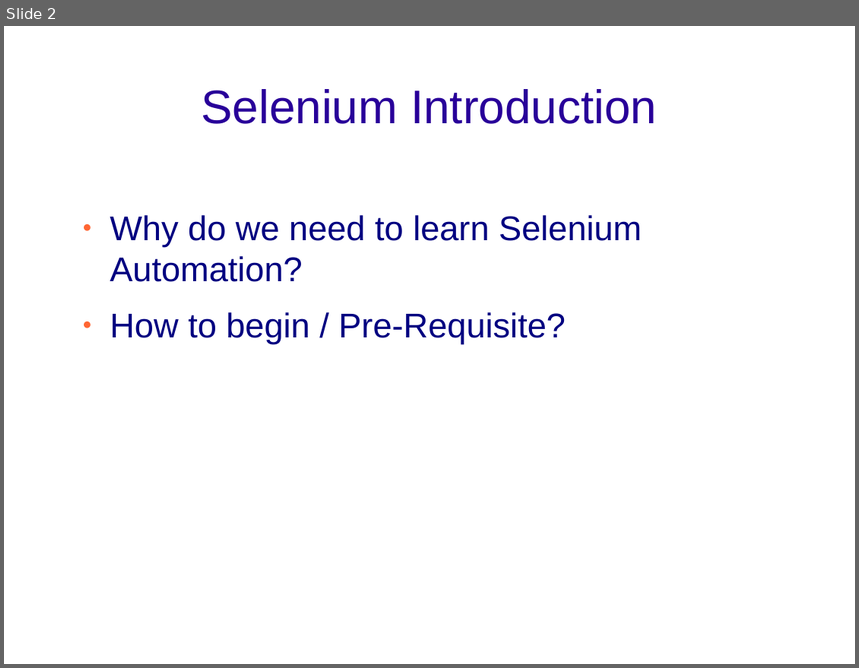
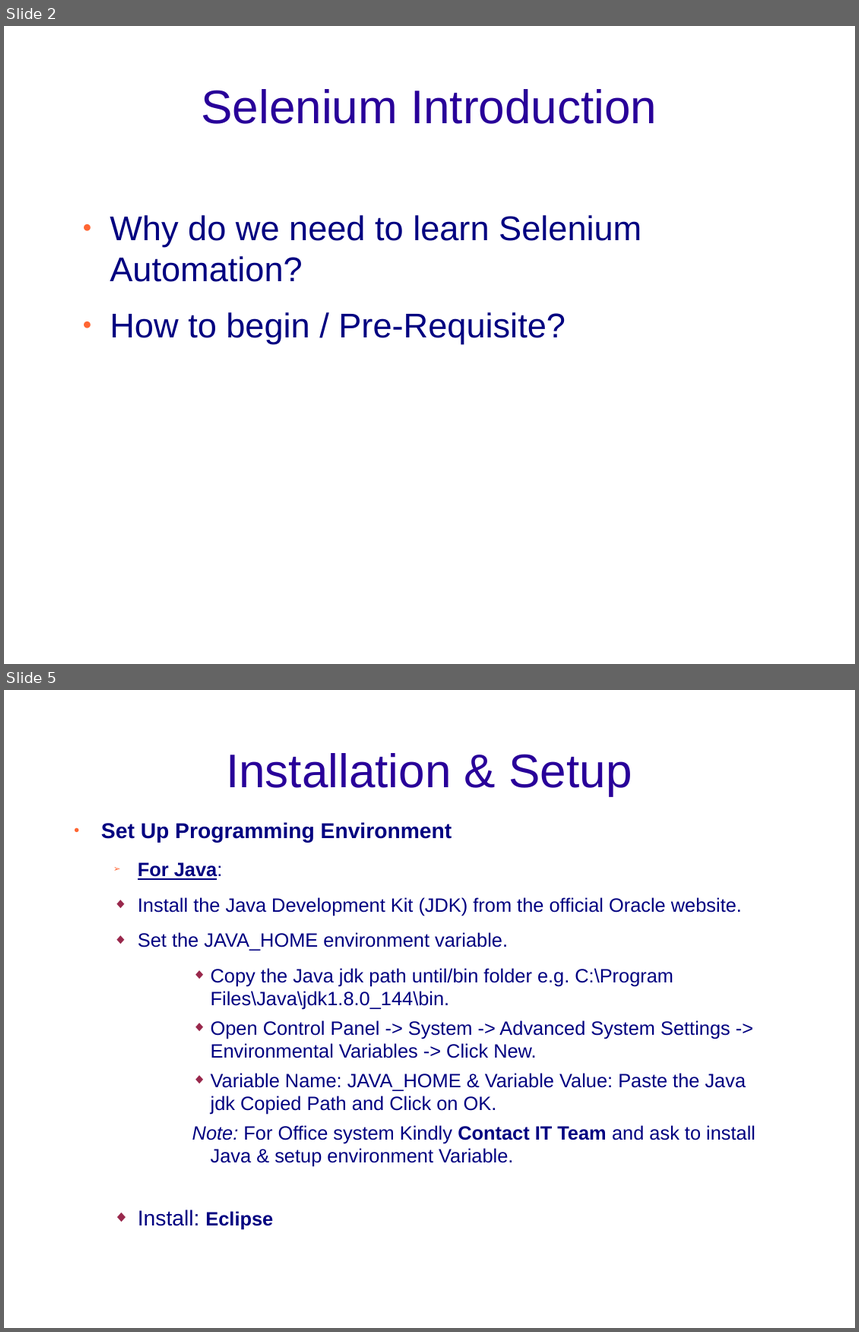
Before and after one commit to prashant-shetty27/JD, a slide deck: Prashant_Selenium_KT.odp. Shown one above the other, each under a label of ours: slide 2 before the commit, slides 2 and 5 after it; the slides between them are not shown. The pictures are 859x668 and 859x1332 pixels, drawn with LibreOffice and Linux fonts; fonts in the diff are those of the drawing; background and template pictures are left out. Boxes give left, top, right and bottom in pixels: in the first picture for what was removed or moved away, otherwise in the second. Text is boxed around its words. In the diff, an @@ line names an element or a change of style, - is before the commit and + after.

```diff
--- a/Prashant_Selenium_KT.odp
+++ b/Prashant_Selenium_KT.odp
@@ slide 5 added at [4, 690, 855, 1328], background picture (left out) @@
@@ title added at [226, 753, 632, 796], 44 pt, text #280099 @@
+Installation & Setup
@@ text added at [101, 822, 756, 1230], 18 pt, text #000080 @@
+● Set Up Programming Environment
+  ➢ For Java:
+  ◆ Install the Java Development Kit (JDK) from the official Oracle website.
+  ◆ Set the JAVA_HOME environment variable.
+      ◆ Copy the Java jdk path until/bin folder e.g. C:\Program Files\Java\jdk1.8.0_144\bin.
+      ◆ Open Control Panel -> System -> Advanced System Settings -> Environmental Variables -> Click New.
+      ◆ Variable Name: JAVA_HOME & Variable Value: Paste the Java jdk Copied Path and Click on OK.
+      Note: For Office system Kindly Contact IT Team and ask to install Java & setup environment Variable.
+  ◆ Install: Eclipse
```
Also in this commit, not shown: 4 slides changed, 4 other slides added, 4 slides removed.
